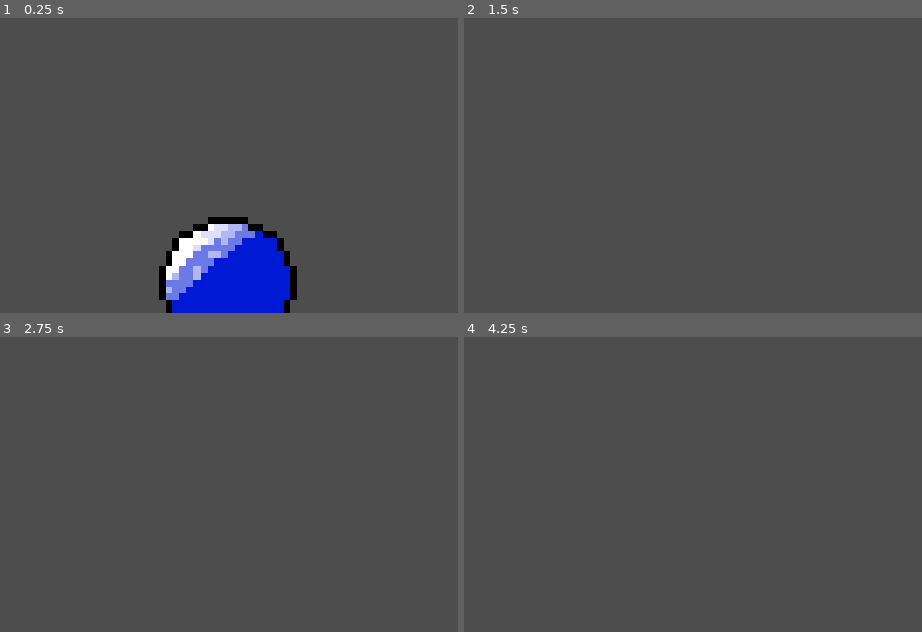
Above: before the commit, frames 1-4 (two rows, left to right).
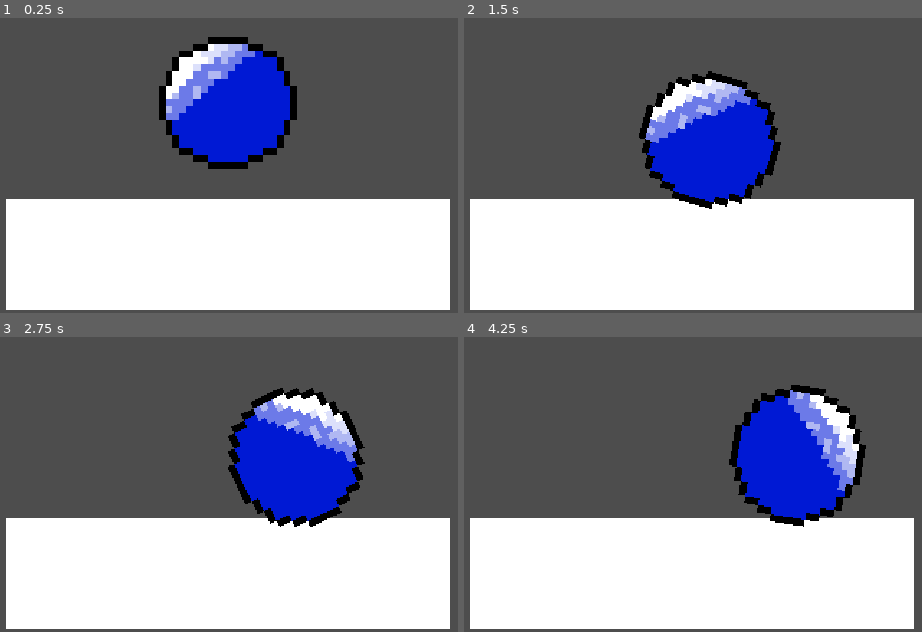
Above: after the commit, the same moments.

Repository: yApple11/hackclub-haven
Game: Godot game, scene res://node_2d.tscn
The game is run twice, just before and just after one commit, with the same random seed, the same clock (stepped at 60 frames per second) and the same inputs.
Inputs (mouse positions are in pixels of both pictures, inside the frame that each line leads up to):
- Up to frame 1 (0.25 s): no input
- Up to frame 2 (1.5 s): tap Enter (ui_accept) at 0.5, 0.77 s; move the mouse to (867, 65) at 0.52 s; hold Right (ui_right) from 0.53 s (still down); tap Alt at 0.6 s; click (867, 65) at 0.67 s; move the mouse to (532, 109) at 1.27 s; tap Shift at 1.35 s
- Up to frame 3 (2.75 s): tap Enter (ui_accept) at 1.52 s; move the mouse to (outside the picture) at 2.02 s; release Right (ui_right) at 2.03 s; hold Left (ui_left) from 2.03 s (still down); tap Alt at 2.1 s
- Up to frame 4 (4.25 s): move the mouse to (651, 496) at 2.77 s; release Left (ui_left) at 2.78 s; hold Right (ui_right) from 2.78 s (still down); tap Shift at 2.85 s; click (651, 496) at 2.92 s; tap Enter (ui_accept) at 3.02, 3.77 s; move the mouse to (outside the picture) at 3.52 s; tap Alt at 3.6 s

The runs differ from the first frame. In frame 1, 47% of the frame differs, in the area x 1-99%, y 6-100%; in frame 2, 47%; in frame 3, 47%; in frame 4, 47%, in the area x 1-99%, y 16-99%.

Commit message:
Figured out ball bouncing

Diff:
--- /dev/null
+++ b/ball control test.gd
@@ -0,0 +1,9 @@
+extends RigidBody2D
+
+@export var push_force := 800.0
+
+
+func _physics_process(_delta):
+	var dir := Input.get_axis("ui_left", "ui_right")
+	print(dir)
+	apply_central_force(Vector2(dir * push_force, 0))
--- a/ball.tscn
+++ /dev/null
@@ -1,45 +0,0 @@
-[gd_scene format=3 uid="uid://dp6tpjmdqpryd"]
-
-[ext_resource type="Script" uid="uid://di7cnbeg4op5t" path="res://ball.gd" id="1_41u45"]
-[ext_resource type="Texture2D" uid="uid://dxdm1100pbcl4" path="res://scenes/bouncy ball.png" id="2_ktgx5"]
-
-[sub_resource type="CircleShape2D" id="CircleShape2D_7yf00"]
-
-[sub_resource type="AtlasTexture" id="AtlasTexture_hgol0"]
-atlas = ExtResource("2_ktgx5")
-region = Rect2(0, 0, 32, 32)
-
-[sub_resource type="AtlasTexture" id="AtlasTexture_n5601"]
-atlas = ExtResource("2_ktgx5")
-region = Rect2(32, 0, 32, 32)
-
-[sub_resource type="AtlasTexture" id="AtlasTexture_gchj4"]
-atlas = ExtResource("2_ktgx5")
-region = Rect2(0, 32, 32, 32)
-
-[sub_resource type="SpriteFrames" id="SpriteFrames_xytf0"]
-animations = [{
-"frames": [{
-"duration": 1.0,
-"texture": SubResource("AtlasTexture_hgol0")
-}, {
-"duration": 1.0,
-"texture": SubResource("AtlasTexture_n5601")
-}, {
-"duration": 1.0,
-"texture": SubResource("AtlasTexture_gchj4")
-}],
-"loop": 1,
-"name": &"default",
-"speed": 5.0
-}]
-
-[node name="CharacterBody2D" type="CharacterBody2D" unique_id=2012221877]
-script = ExtResource("1_41u45")
-
-[node name="CollisionShape2D" type="CollisionShape2D" parent="." unique_id=90523203]
-shape = SubResource("CircleShape2D_7yf00")
-
-[node name="AnimatedSprite2D" type="AnimatedSprite2D" parent="." unique_id=1240790626]
-position = Vector2(-3, -1)
-sprite_frames = SubResource("SpriteFrames_xytf0")
--- a/node_2d.tscn
+++ b/node_2d.tscn
@@ -1,10 +1,170 @@
 [gd_scene format=3 uid="uid://cuhnulsdmgreo"]
 
-[ext_resource type="PackedScene" uid="uid://dp6tpjmdqpryd" path="res://ball.tscn" id="1_wtcfe"]
+[ext_resource type="Texture2D" uid="uid://dk77g0npgnwbq" path="res://scenes/world_tileset.png" id="2_0e48y"]
+[ext_resource type="Script" uid="uid://b6si8ilolsjv6" path="res://ball control test.gd" id="2_0hol4"]
+[ext_resource type="Texture2D" uid="uid://dmgdl2okx1i1v" path="res://scenes/bouncy ball.png 12-33-19-931.png" id="2_epypp"]
+
+[sub_resource type="TileSetAtlasSource" id="TileSetAtlasSource_epypp"]
+texture = ExtResource("2_0e48y")
+0:0/0 = 0
+1:0/0 = 0
+2:0/0 = 0
+3:0/0 = 0
+4:0/0 = 0
+5:0/0 = 0
+6:0/0 = 0
+7:0/0 = 0
+8:0/0 = 0
+9:0/0 = 0
+10:0/0 = 0
+11:0/0 = 0
+0:1/0 = 0
+1:1/0 = 0
+2:1/0 = 0
+3:1/0 = 0
+4:1/0 = 0
+5:1/0 = 0
+6:1/0 = 0
+7:1/0 = 0
+8:1/0 = 0
+9:1/0 = 0
+10:1/0 = 0
+11:1/0 = 0
+0:2/0 = 0
+1:2/0 = 0
+2:2/0 = 0
+3:2/0 = 0
+4:2/0 = 0
+5:2/0 = 0
+6:2/0 = 0
+7:2/0 = 0
+8:2/0 = 0
+9:2/0 = 0
+10:2/0 = 0
+11:2/0 = 0
+0:3/0 = 0
+1:3/0 = 0
+2:3/0 = 0
+5:3/0 = 0
+6:3/0 = 0
+7:3/0 = 0
+8:3/0 = 0
+9:3/0 = 0
+0:4/0 = 0
+1:4/0 = 0
+2:4/0 = 0
+3:4/0 = 0
+4:4/0 = 0
+5:4/0 = 0
+6:4/0 = 0
+7:4/0 = 0
+8:4/0 = 0
+9:4/0 = 0
+0:5/0 = 0
+1:5/0 = 0
+2:5/0 = 0
+3:5/0 = 0
+4:5/0 = 0
+5:5/0 = 0
+6:5/0 = 0
+7:5/0 = 0
+8:5/0 = 0
+1:6/0 = 0
+2:6/0 = 0
+3:6/0 = 0
+4:6/0 = 0
+5:6/0 = 0
+6:6/0 = 0
+7:6/0 = 0
+8:6/0 = 0
+0:7/0 = 0
+1:7/0 = 0
+3:7/0 = 0
+5:7/0 = 0
+6:7/0 = 0
+7:7/0 = 0
+8:7/0 = 0
+0:8/0 = 0
+1:8/0 = 0
+2:8/0 = 0
+3:8/0 = 0
+4:8/0 = 0
+5:8/0 = 0
+6:8/0 = 0
+7:8/0 = 0
+8:8/0 = 0
+0:9/0 = 0
+0:9/0/physics_layer_0/polygon_0/points = PackedVector2Array(-8, -8, 8, -8, 8, 8, -8, 8)
+1:9/0 = 0
+2:9/0 = 0
+3:9/0 = 0
+4:9/0 = 0
+5:9/0 = 0
+6:9/0 = 0
+7:9/0 = 0
+0:10/0 = 0
+1:10/0 = 0
+2:10/0 = 0
+3:10/0 = 0
+4:10/0 = 0
+6:10/0 = 0
+0:11/0 = 0
+1:11/0 = 0
+2:11/0 = 0
+3:11/0 = 0
+4:11/0 = 0
+5:11/0 = 0
+0:12/0 = 0
+1:12/0 = 0
+2:12/0 = 0
+3:12/0 = 0
+4:12/0 = 0
+0:13/0 = 0
+1:13/0 = 0
+2:13/0 = 0
+3:13/0 = 0
+4:13/0 = 0
+5:13/0 = 0
+0:14/0 = 0
+1:14/0 = 0
+2:14/0 = 0
+3:14/0 = 0
+4:14/0 = 0
+0:15/0 = 0
+1:15/0 = 0
+2:15/0 = 0
+3:15/0 = 0
+
+[sub_resource type="TileSet" id="TileSet_7yf00"]
+physics_layer_0/collision_layer = 1
+sources/0 = SubResource("TileSetAtlasSource_epypp")
+
+[sub_resource type="PhysicsMaterial" id="PhysicsMaterial_41u45"]
+bounce = 0.8
+
+[sub_resource type="CircleShape2D" id="CircleShape2D_7yf00"]
+radius = 9.0
 
 [node name="Node2D" type="Node2D" unique_id=1500159793]
 
-[node name="CharacterBody2D" parent="." unique_id=2012221877 instance=ExtResource("1_wtcfe")]
-
 [node name="Camera2D" type="Camera2D" parent="." unique_id=147486457]
 zoom = Vector2(10, 10)
+
+[node name="TileMap" type="TileMap" parent="." unique_id=1530599293]
+tile_set = SubResource("TileSet_7yf00")
+format = 2
+layer_0/tile_data = PackedInt32Array(131071, 0, 9, 65536, 0, 9, 131070, 0, 9, 65537, 0, 9)
+
+[node name="RigidBody2D" type="RigidBody2D" parent="." unique_id=1458652964]
+mass = 1000.0
+physics_material_override = SubResource("PhysicsMaterial_41u45")
+gravity_scale = 0.925
+script = ExtResource("2_0hol4")
+
+[node name="Ball" type="Sprite2D" parent="RigidBody2D" unique_id=849156608]
+position = Vector2(-1, 1)
+texture = ExtResource("2_epypp")
+
+[node name="CollisionShape2D" type="CollisionShape2D" parent="RigidBody2D" unique_id=1551410805]
+position = Vector2(0, -1)
+shape = SubResource("CircleShape2D_7yf00")
Not shown, added: ball control test.gd.uid
Renamed: ball.gd -> ball test.gd
Not shown, added: ball test.gd.uid
Not shown, removed: ball.gd.uid
Binary file added: scenes/bouncy ball.png 12-33-19-931.png
Not shown, added: scenes/bouncy ball.png 12-33-19-931.png.import
